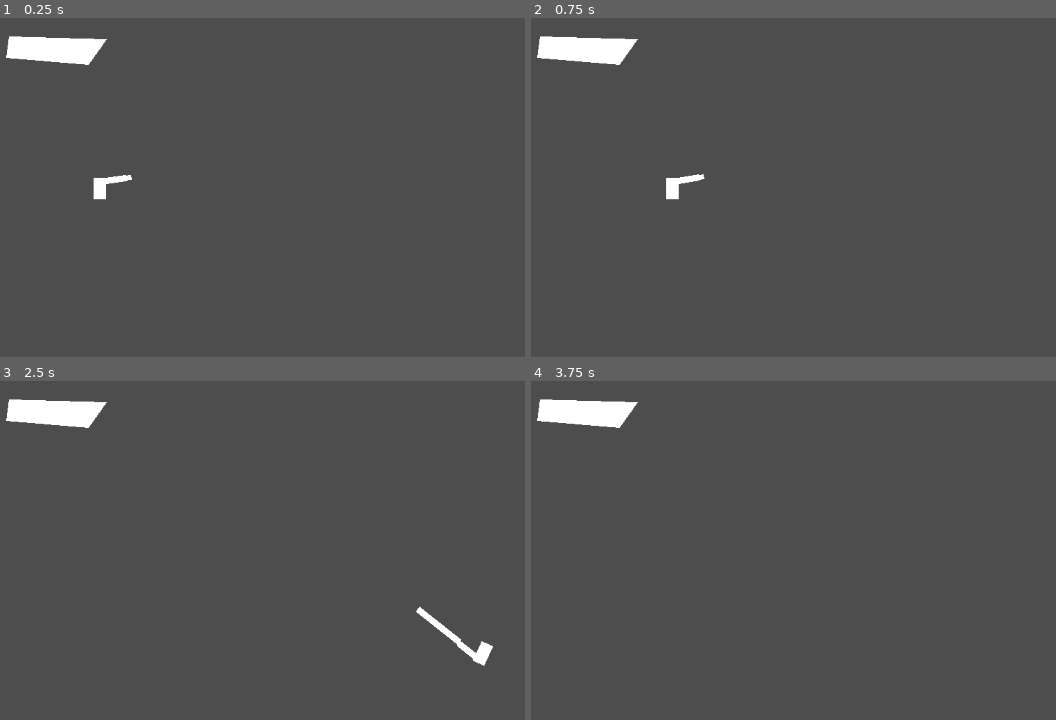
Above: before the commit, frames 1-4 (two rows, left to right).
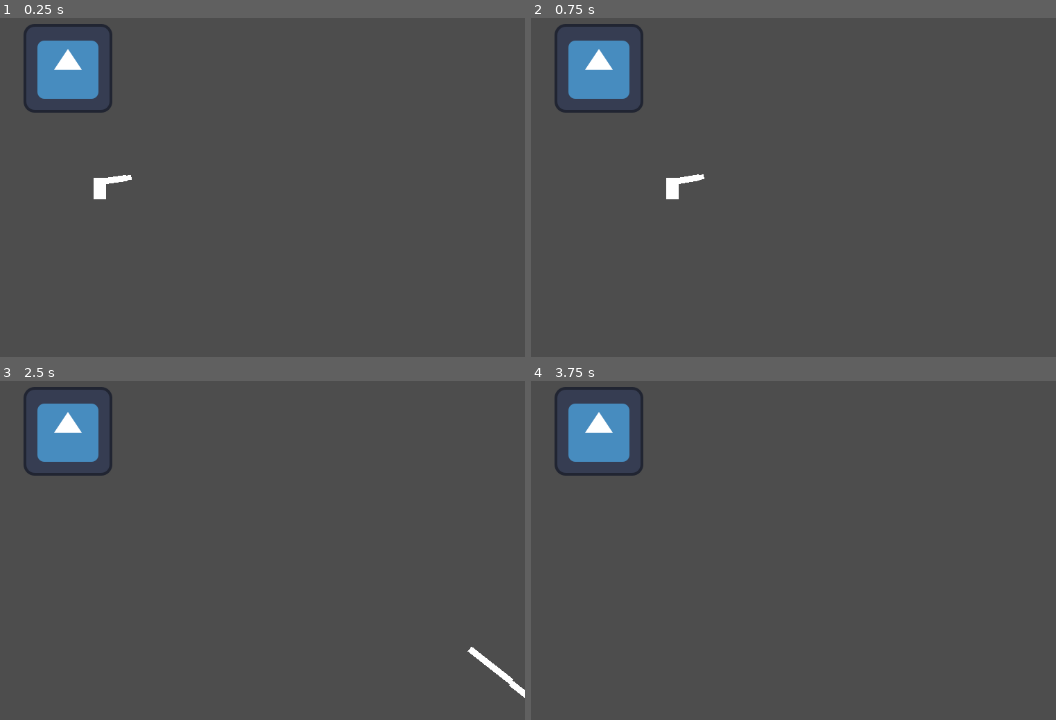
Above: after the commit, the same moments.

Repository: JakeTheHermitCrab/GodotGame-FlashSpace
Game: Godot game, scene res://scenes/main.tscn
The game is run twice, just before and just after one commit, with the same random seed, the same clock (stepped at 60 frames per second) and the same inputs. The engine's default icon, where the game draws it, is replaced by a stand-in: a white triangle on a blue panel in a dark square.
Inputs (mouse positions are in pixels of both pictures, inside the frame that each line leads up to):
- Up to frame 1 (0.25 s): no input
- Up to frame 2 (0.75 s): tap Enter (ui_accept) at 0.5 s; move the mouse to (830, 156) at 0.52 s; hold D (right) from 0.53 s (still down); click (830, 156) at 0.6 s
- Up to frame 3 (2.5 s): tap Enter (ui_accept) at 0.77, 1.52 s; move the mouse to (outside the picture) at 1.27 s; tap 1 (itemSlot1) at 1.35 s; click (outside the picture) at 1.55 s; move the mouse to (204, 442) at 2.02 s; release D (right) at 2.03 s; hold A (left) from 2.03 s (still down); tap 2 (itemSlot2) at 2.1 s; click (204, 442) at 2.3 s
- Up to frame 4 (3.75 s): move the mouse to (615, 631) at 2.77 s; release A (left) at 2.78 s; hold D (right) from 2.78 s (still down); tap 3 (itemSlot3) at 2.85 s; tap Enter (ui_accept) at 3.02, 3.5 s; click (615, 631) at 3.05 s; move the mouse to (898, 608) at 3.52 s; click (898, 608) at 3.6 s

The runs differ from the first frame. In frame 1, 3.0% of the frame differs, in the area x 1-22%, y 1-29%; in frame 2, 3.0%; in frame 3, 3.6%, in the area x 1-100%, y 1-94%; in frame 4, 3.0%.

Commit message:
trying to get bg to work

Diff:
--- a/scenes/flash_light.tscn
+++ b/scenes/flash_light.tscn
@@ -2,6 +2,7 @@
 
 [ext_resource type="Script" uid="uid://bujqvdb48hhvr" path="res://scripts/flashLight.gd" id="1_v7dw0"]
 [ext_resource type="Script" uid="uid://bwlalwuw83g7f" path="res://scripts/light.gd" id="2_wt4or"]
+[ext_resource type="Texture2D" uid="uid://demltojmyi5nj" path="res://icon.svg" id="3_mopl7"]
 
 [sub_resource type="RectangleShape2D" id="RectangleShape2D_wt4or"]
 size = Vector2(7, 7)
@@ -19,11 +20,9 @@
 [node name="light" type="Area2D" parent="." unique_id=173916667]
 script = ExtResource("2_wt4or")
 
-[node name="Polygon2D" type="Polygon2D" parent="light" unique_id=661150694]
-polygon = PackedVector2Array(4, -4, 76, -53, 83, -15, 76, 24, 4, 3)
-
-[node name="CollisionPolygon2D" type="CollisionPolygon2D" parent="light" unique_id=1592434521]
-polygon = PackedVector2Array(4, -5, 75, -53, 83, -16, 76, 25, 4, 3)
+[node name="PointLight2D" type="PointLight2D" parent="light" unique_id=874013419]
+blend_mode = 2
+texture = ExtResource("3_mopl7")
 
 [connection signal="flashClick" from="." to="light" method="_on_flash_light_flash_click"]
 [connection signal="flashNotClick" from="." to="light" method="_on_flash_light_flash_not_click"]
--- a/scenes/main.tscn
+++ b/scenes/main.tscn
@@ -6,17 +6,31 @@
 [ext_resource type="PackedScene" uid="uid://cbokvjx62lqru" path="res://scenes/flash_light.tscn" id="3_sugp2"]
 [ext_resource type="PackedScene" uid="uid://cfm5cgsjsj8aq" path="res://scenes/shotgun.tscn" id="5_tbgi4"]
 [ext_resource type="PackedScene" uid="uid://dawsnfcxawrmi" path="res://scenes/compas.tscn" id="6_tefeu"]
+[ext_resource type="Texture2D" uid="uid://demltojmyi5nj" path="res://icon.svg" id="7_o6xl0"]
 
-[sub_resource type="RectangleShape2D" id="RectangleShape2D_tefeu"]
-size = Vector2(134, 32)
+[sub_resource type="RectangleShape2D" id="RectangleShape2D_o6xl0"]
+size = Vector2(127, 128)
 
 [node name="main" type="Node" unique_id=941396977]
 script = ExtResource("1_jyhfs")
 
+[node name="testblock" type="Area2D" parent="." unique_id=1904619850]
+
+[node name="Sprite2D" type="Sprite2D" parent="testblock" unique_id=37593816]
+position = Vector2(493, 165)
+texture = ExtResource("7_o6xl0")
+
+[node name="CollisionShape2D" type="CollisionShape2D" parent="testblock" unique_id=614742051]
+position = Vector2(492.5, 165)
+shape = SubResource("RectangleShape2D_o6xl0")
+
 [node name="player" parent="." unique_id=555492990 instance=ExtResource("1_o5qli")]
+visibility_layer = 2
 position = Vector2(539, 339)
 
 [node name="playerArm" parent="player" unique_id=105793147 instance=ExtResource("2_0wfyh")]
+light_mask = 2
+visibility_layer = 2
 position = Vector2(2, -10)
 
 [node name="flashLight" parent="player/playerArm" unique_id=1752664906 instance=ExtResource("3_sugp2")]
@@ -28,15 +42,6 @@
 [node name="compas" parent="player/playerArm" unique_id=1363159827 instance=ExtResource("6_tefeu")]
 position = Vector2(30, 0)
 
-[node name="testblock" type="Area2D" parent="." unique_id=1904619850]
-
-[node name="Polygon2D" type="Polygon2D" parent="testblock" unique_id=947892913]
-polygon = PackedVector2Array(408, 119, 549, 123, 523, 160, 404, 150)
-
-[node name="CollisionShape2D" type="CollisionShape2D" parent="testblock" unique_id=277398004]
-position = Vector2(472, 137)
-shape = SubResource("RectangleShape2D_tefeu")
-
 [connection signal="itemSwitch1" from="." to="player" method="_on_main_item_switch_1"]
 [connection signal="itemSwitch2" from="." to="player" method="_on_main_item_switch_2"]
 [connection signal="itemSwitch3" from="." to="player" method="_on_main_item_switch_3"]
--- /dev/null
+++ b/scripts/flash_mask.gdshader
@@ -0,0 +1,16 @@
+shader_type canvas_item;
+
+uniform sampler2D screen_texture: hint_screen_texture;
+
+void vertex() {
+
+}
+
+void fragment() {
+	COLOR = vec4(texture(screen_texture, SCREEN_UV).rgb, texture(TEXTURE, UV).a);
+}
+
+//void light() {
+//	// Called for every pixel for every light affecting the CanvasItem.
+//	// Uncomment to replace the default light processing function with this one.
+//}
--- a/scripts/light.gd
+++ b/scripts/light.gd
@@ -1,7 +1,10 @@
 extends Area2D
+
 
 func _ready():
 	hide()
+	Input.mouse_mode = Input.MOUSE_MODE_HIDDEN
+
 
 func _on_flash_light_flash_click() -> void:
 	show()
--- a/scripts/player.gd
+++ b/scripts/player.gd
@@ -10,7 +10,7 @@
 func _physics_process(delta: float) -> void:
 	if knockBackTimer > 0.0:
 		velocity = knockBack
-		knockBack = knockBack.lerp(Vector2.ZERO, 10 * delta)
+		knockBack = knockBack.lerp(Vector2.ZERO, 7 * delta)
 		knockBackTimer -= delta
 		if knockBackTimer <= 0.0:
 			knockBack = Vector2.ZERO
@@ -20,7 +20,6 @@
 	move_and_slide()
 
 	if Global.gunShoot == 1:
-		print("Signal emitted")
 		emit_signal("gunHasShot", self)
 
 
--- a/scripts/shotgun.gd
+++ b/scripts/shotgun.gd
@@ -15,7 +15,6 @@
 func gunShoot():
 	if Input.is_action_just_pressed("leftClick") and Global.isGunSelected == 1:
 		Global.gunShoot = 1
-		print(Global.gunShoot)
 		if ray_cast_2d.is_colliding():
 			print("bang")
 		else:
@@ -39,6 +38,5 @@
 
 
 func _on_player_gun_has_shot(player: Node2D) -> void:
-		print("KNockback triggered")
 		var direction = (player.global_position - get_global_mouse_position()).normalized()
-		player.shotKnockBack(direction, 3000.0, 0.25)
+		player.shotKnockBack(direction, 3500.0, 0.25)
Not shown, added: scripts/flash_mask.gdshader.uid
